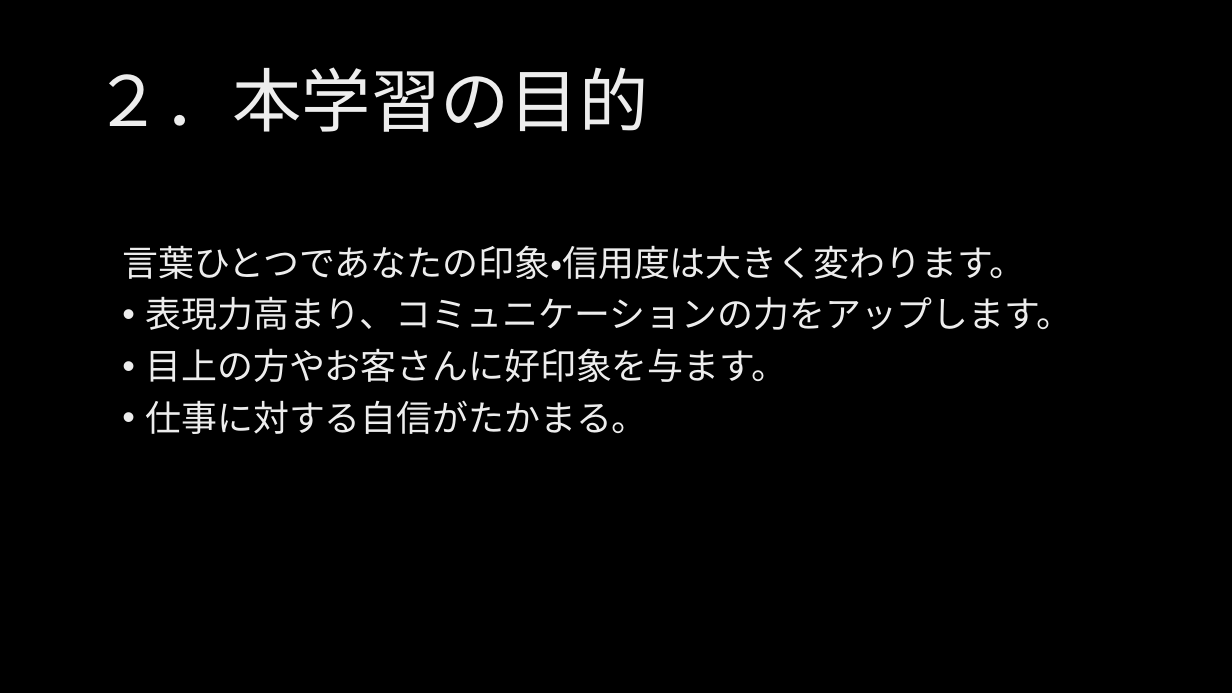
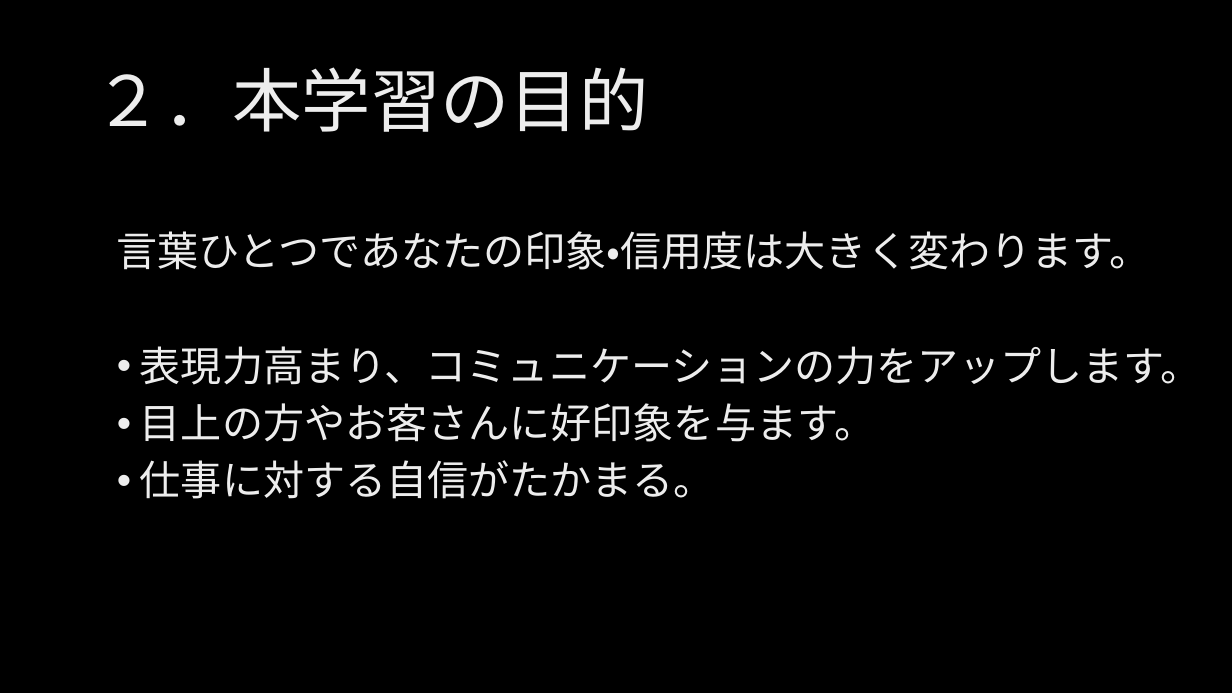
Before and after one commit to ljsdl/kmusubi, a slide deck: slide 4 of docs/999_学习资料汇总/実用日本語.pptx. Drawn at 1232x693 pixels with LibreOffice and Linux fonts; fonts in the diff are those of the drawing; background and template pictures are left out. Boxes give left, top, right and bottom in pixels: in the first picture for what was removed or moved away, otherwise in the second. Text is boxed around its words. In the diff, an @@ line names an element or a change of style, - is before the commit and + after.

```diff
--- a/docs/999_学习资料汇总/実用日本語.pptx
+++ b/docs/999_学习资料汇总/実用日本語.pptx
@@ text "言葉ひとつであなたの印象・信用度は大きく変わります。": place and size @@
-text "言葉ひとつであなたの印象・信用度は大きく変わります。" at box(122, 245, 1073, 434)
+text "言葉ひとつであなたの印象・信用度は大きく変わります。" at box(117, 231, 1202, 499)
@@ text "言葉ひとつであなたの印象・信用度は大きく変わります。" at box(117, 231, 1202, 499): size 28 to 32 pt @@
```
Also in this commit, not shown: 2 other slides changed, 10 slides added.
